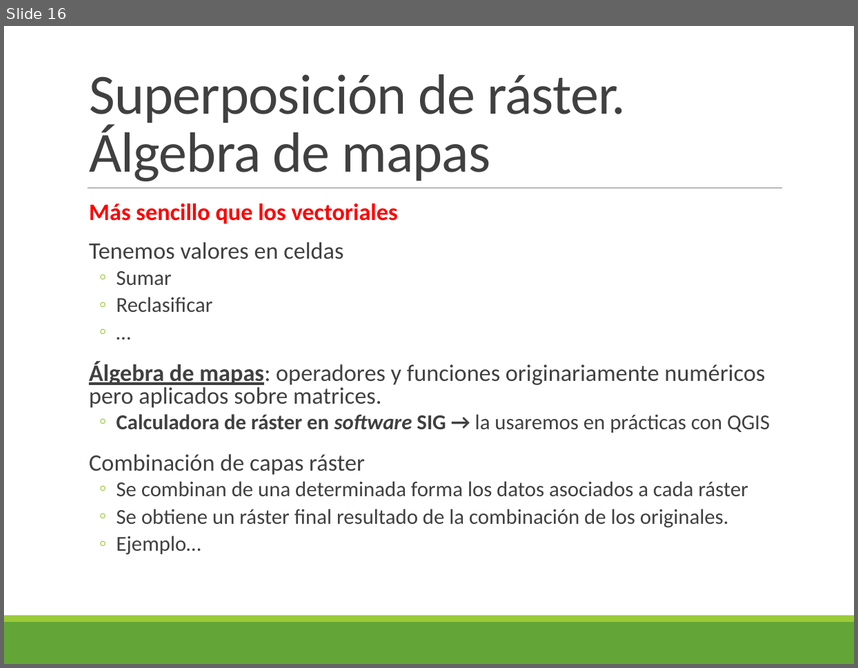
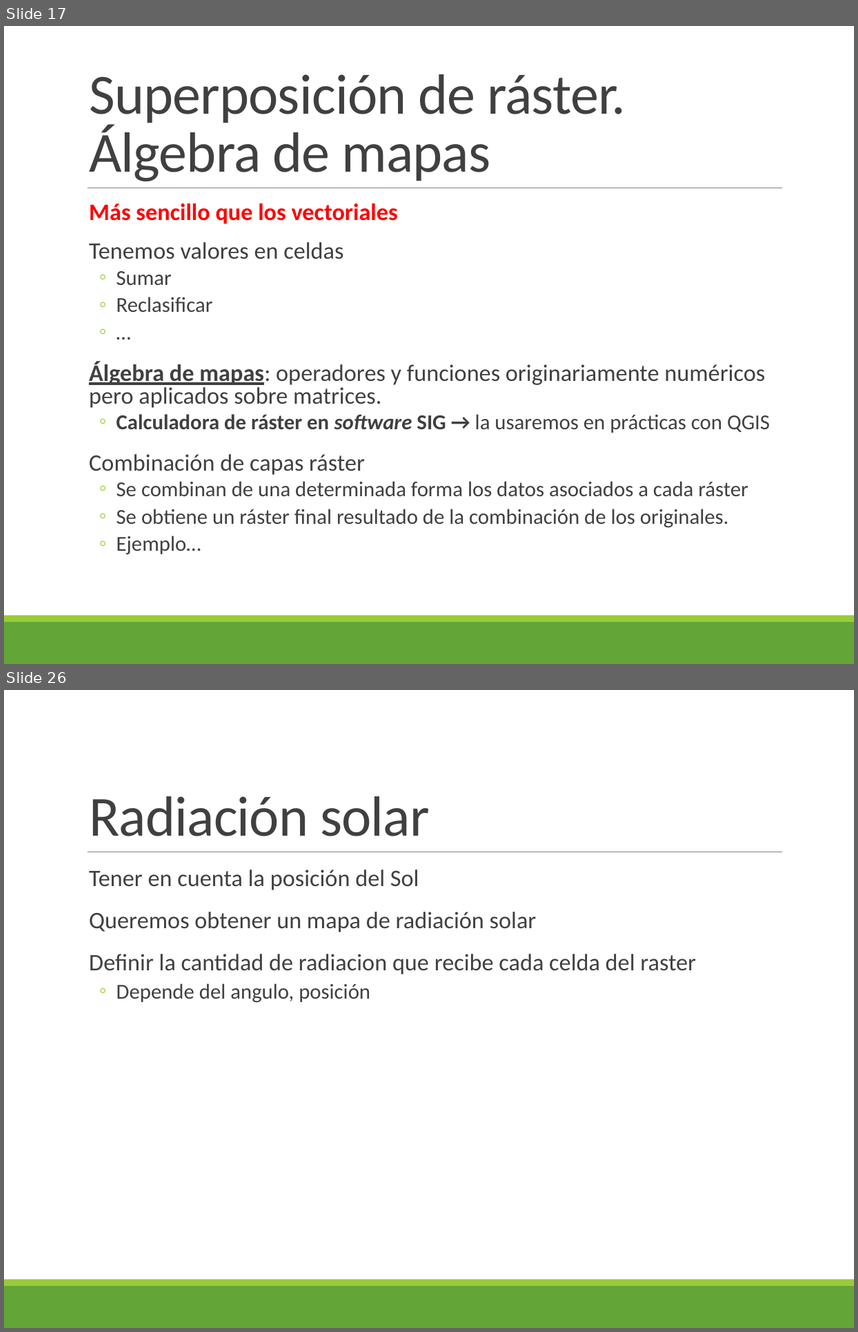
Before and after one commit to alonso-bh/SIG, a slide deck: T5/Tema 5.pptx. Shown one above the other, each under a label of ours: slide 16 before the commit, slides 17 and 26 after it; the slides between them are not shown. The pictures are 858x668 and 858x1332 pixels, drawn with LibreOffice and Linux fonts; fonts in the diff are those of the drawing. Boxes give left, top, right and bottom in pixels: in the first picture for what was removed or moved away, otherwise in the second. Text is boxed around its words. In the diff, an @@ line names an element or a change of style, - is before the commit and + after.

```diff
--- a/T5/Tema 5.pptx
+++ b/T5/Tema 5.pptx
@@ slide 26 added at <box>4,690,854,1328</box>, background #FFFFFF; not listed: 3 template elements that a slide beside it also shows @@
@@ title added at <box>89,796,430,836</box>, 48 pt, text #404040 @@
+Radiación solar
@@ text added at <box>89,869,696,1003</box>, 20 pt, text #404040 @@
+  Tener en cuenta la posición del Sol
+  Queremos obtener un mapa de radiación solar
+  Definir la cantidad de radiacion que recibe cada celda del raster
+  ◦ Depende del angulo, posición
@@ what was slide 16 is now slide 17 @@
```
Also in this commit, not shown: 7 slides changed, 20 other slides added, 36 other files.
